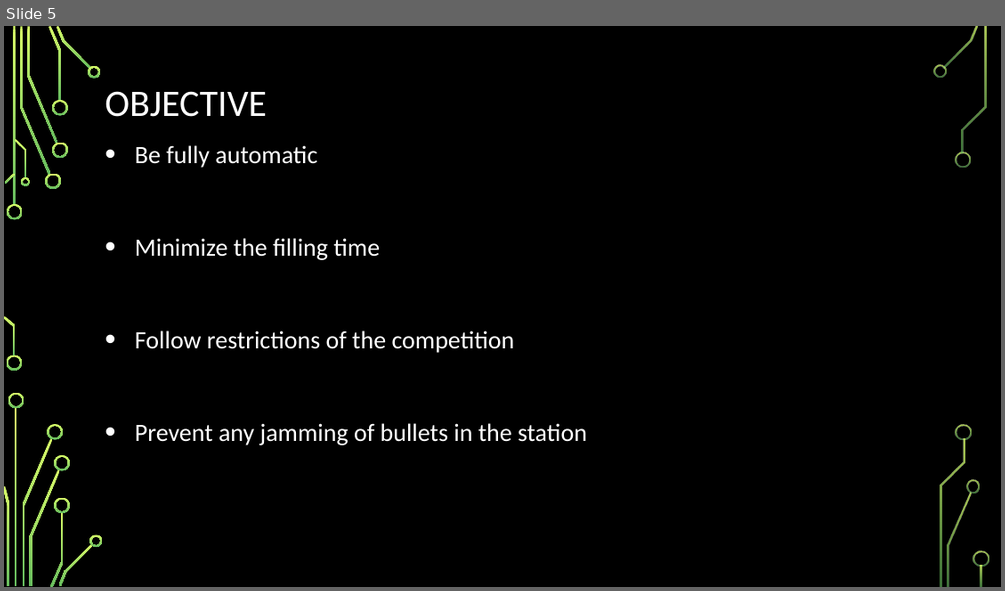
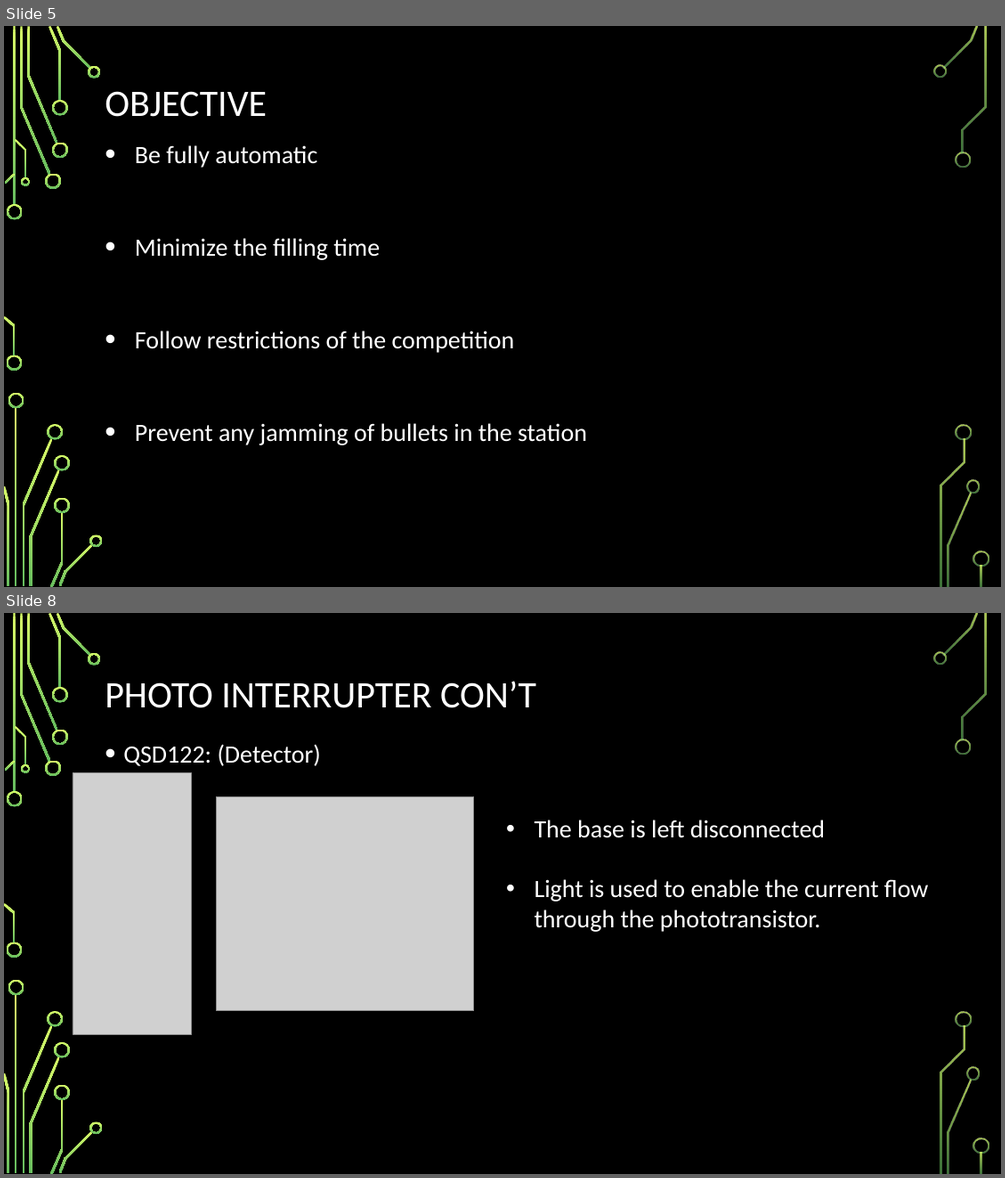
Before and after one commit to RahmatSaeedi/ECE_Capstone_Project, a slide deck: CDR.pptx. Shown one above the other, each under a label of ours: slide 5 before the commit, slides 5 and 8 after it; the slides between them are not shown. The pictures are 1005x591 and 1005x1178 pixels, drawn with LibreOffice and Linux fonts; fonts in the diff are those of the drawing; grey boxes stand for pictures; background and template pictures are left out. Boxes give left, top, right and bottom in pixels: in the first picture for what was removed or moved away, otherwise in the second. Text is boxed around its words. In the diff, an @@ line names an element or a change of style, - is before the commit and + after.

```diff
--- a/CDR.pptx
+++ b/CDR.pptx
@@ slide 8 added at (4,613,1001,1174), background picture (left out); not listed: 36 template elements that a slide beside it also shows @@
@@ title added at (105,681,536,708), 36 pt, text #FFFFFF @@
+PHOTO INTERRUPTER CON’T
@@ text added at (123,744,321,766), 24 pt, text #FFFFFF @@
+• QSD122: (Detector)
@@ picture added at (73,773,192,1034) @@
@@ picture added at (217,797,474,1011) @@
@@ text added at (534,819,928,932), 24 pt, text #FFFFFF @@
+• The base is left disconnected
+• Light is used to enable the current flow through the phototransistor.
```
Also in this commit, not shown: 4 other slides added, 1 other file.
